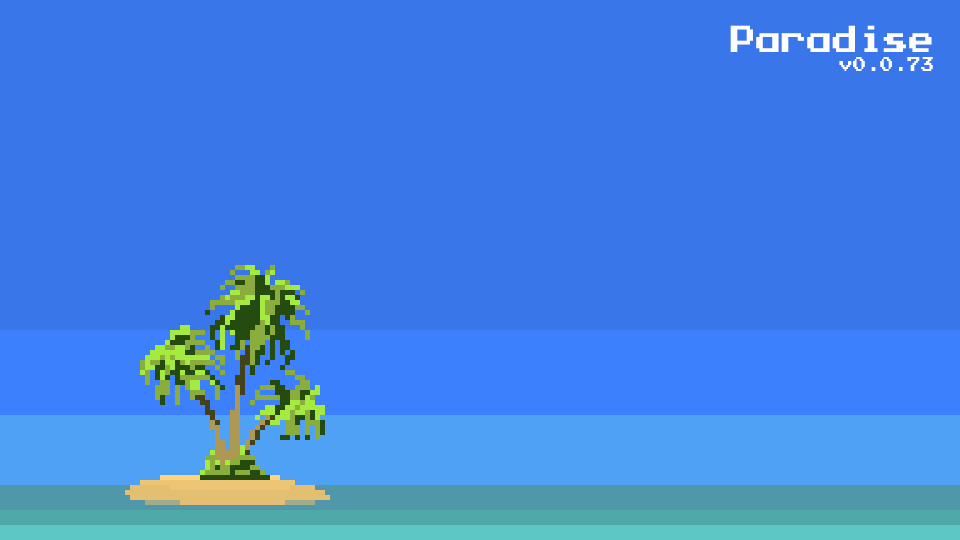
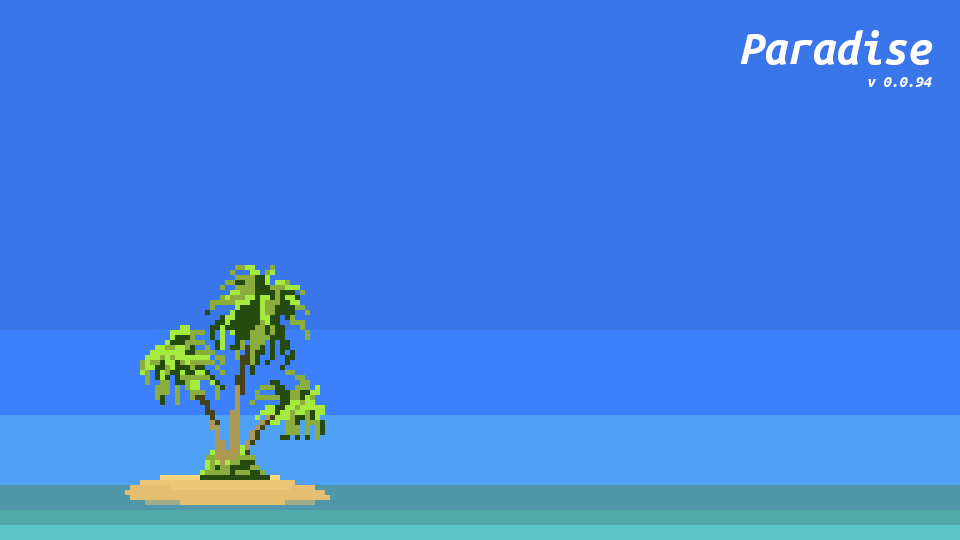
Layered file, before and after one edit (960×540). Changes by layer:
added layer "Paradise ..." above "Paradise v0.0.73" over (x1=740, y1=30, x2=933, y2=87)
hid "Paradise v0.0.73" over (x1=730, y1=25, x2=933, y2=71)
